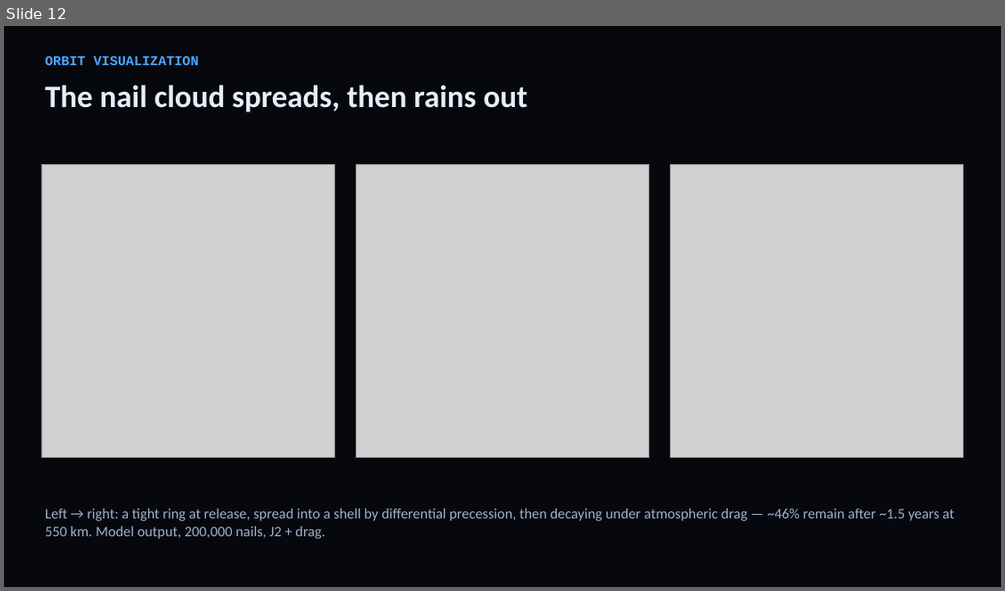
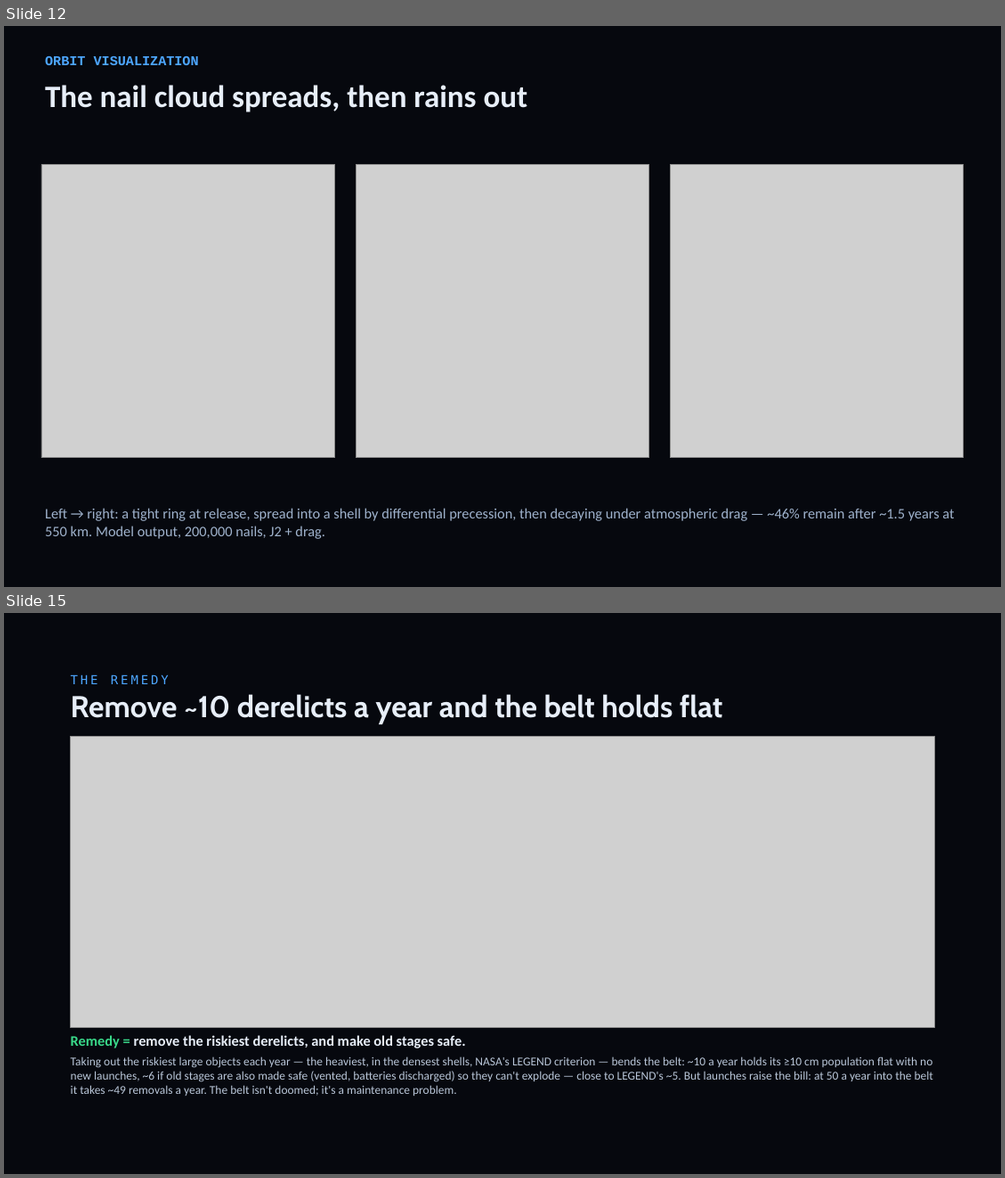
Before and after one commit to TimKadyrov/DebrisCascade, a slide deck: Barrel of Nails — Kessler Study.pptx. Shown one above the other, each under a label of ours: slide 12 before the commit, slides 12 and 15 after it; the slides between them are not shown. The pictures are 1005x591 and 1005x1178 pixels, drawn with LibreOffice and Linux fonts; fonts in the diff are those of the drawing; grey boxes stand for pictures. Boxes give left, top, right and bottom in pixels: in the first picture for what was removed or moved away, otherwise in the second. Text is boxed around its words. In the diff, an @@ line names an element or a change of style, - is before the commit and + after.

Commit message:
Add removal slide; refresh deck and SUMMARY for the full catalog
- New slide 15, "The remedy", after the tipping point: 700-1100 km belt
  growth vs removals/yr. ~10 removals/yr hold the belt flat with no
  launches, ~6 if old stages are also passivated (LEGEND: ~5), ~49 at 50
  launches/yr. Chart from viz/render_deck_charts.py (deck_removal.png).
- Numbers refreshed for the Alpha-5 catalog fix (29,779 LEO objects):
  belt +36% with no launches; 50/yr x2.8, 500/yr x87; barrels 100-240;
  one ASAT ~ 23 barrels; engine ensembles x1.10 / x1.25.
- References: Liou, Johnson & Hill (2010) on active removal.
- SUMMARY: new "What holds it flat" section; removal no longer listed as
  not modelled.

```diff
--- a/Barrel of Nails — Kessler Study.pptx
+++ b/Barrel of Nails — Kessler Study.pptx
@@ slide 15 added at (4, 613, 1001, 1174), background #06080E @@
@@ text added at (71, 674, 169, 684), 12 pt, text #4DA6FF @@
+THE REMEDY
@@ text added at (71, 694, 723, 724), 29 pt, text #E7EEF8, bold @@
+Remove ~10 derelicts a year and the belt holds flat
@@ picture added at (71, 737, 935, 1027) @@
@@ text added at (71, 1035, 933, 1095), 11.5 pt, text #B9C6D8 @@
+Remedy = remove the riskiest derelicts, and make old stages safe.
+Taking out the riskiest large objects each year — the heaviest, in the densest shells, NASA's LEGEND criterion — bends the belt: ~10 a year holds its ≥10 cm population flat with no new launches, ~6 if old stages are also made safe (vented, batteries discharged) so they can't explode — close to LEGEND's ~5. But launches raise the bill: at 50 a year into the belt it takes ~49 removals a year. The belt isn't doomed; it's a maintenance problem.
```
Also in this commit, not shown: 9 slides changed, 9 other files.
